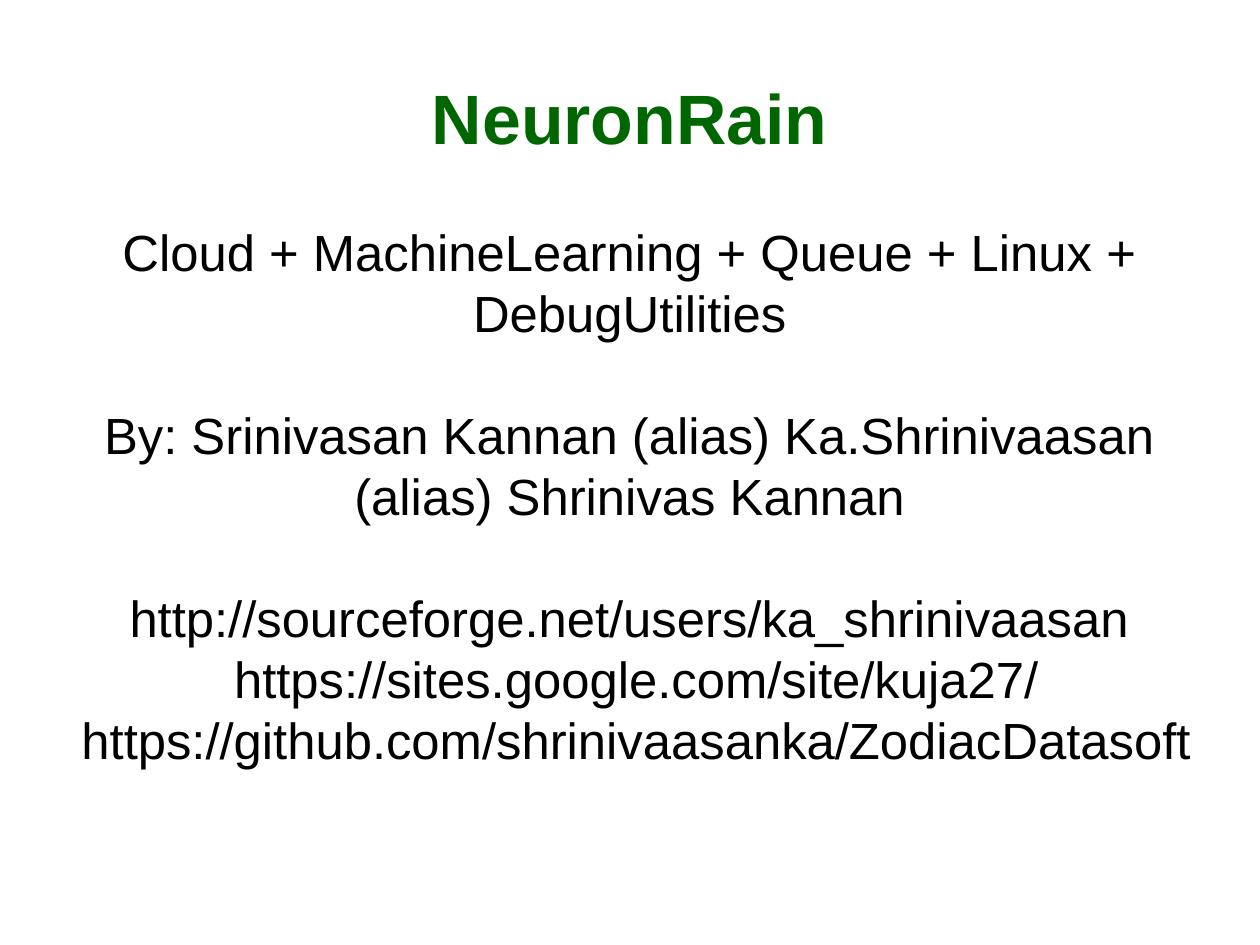
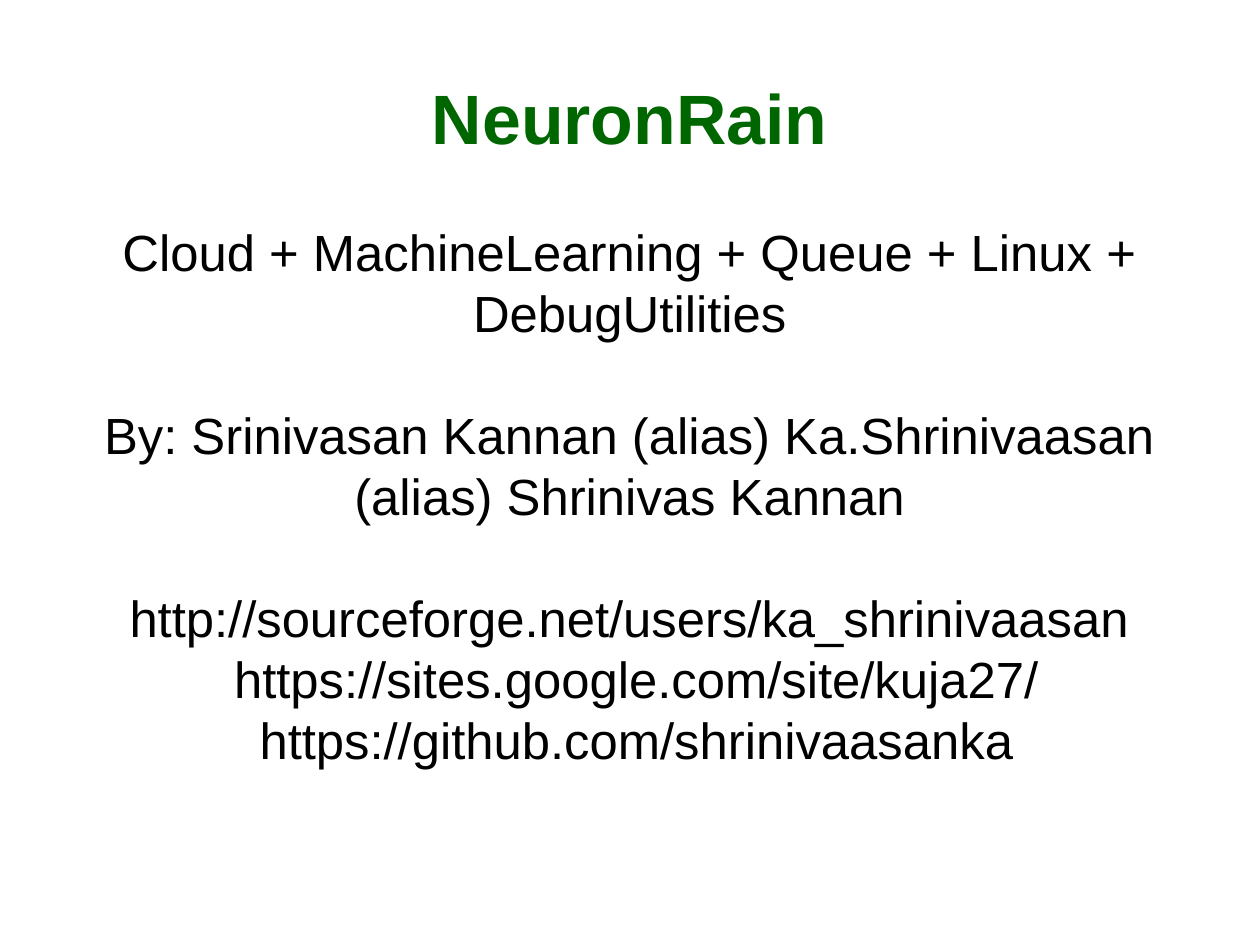
Before and after one commit to shrinivaasanka/ZodiacDatasoft, a slide deck: slide 1 of EnterpriseAnalytics_with_NeuronRain.odp. Drawn at 1260x945 pixels with LibreOffice and Linux fonts; fonts in the diff are those of the drawing. Boxes give left, top, right and bottom in pixels: in the first picture for what was removed or moved away, otherwise in the second. Text is boxed around its words. In the diff, an @@ line names an element or a change of style, - is before the commit and + after.

```diff
--- a/EnterpriseAnalytics_with_NeuronRain.odp
+++ b/EnterpriseAnalytics_with_NeuronRain.odp
@@ subtitle at box(260, 722, 1013, 769): text changed @@
-https://github.com/shrinivaasanka/ZodiacDatasoft
+https://github.com/shrinivaasanka
```
Also in this commit, not shown: 1 other slide changed, 1 slide added, 1 other file.
